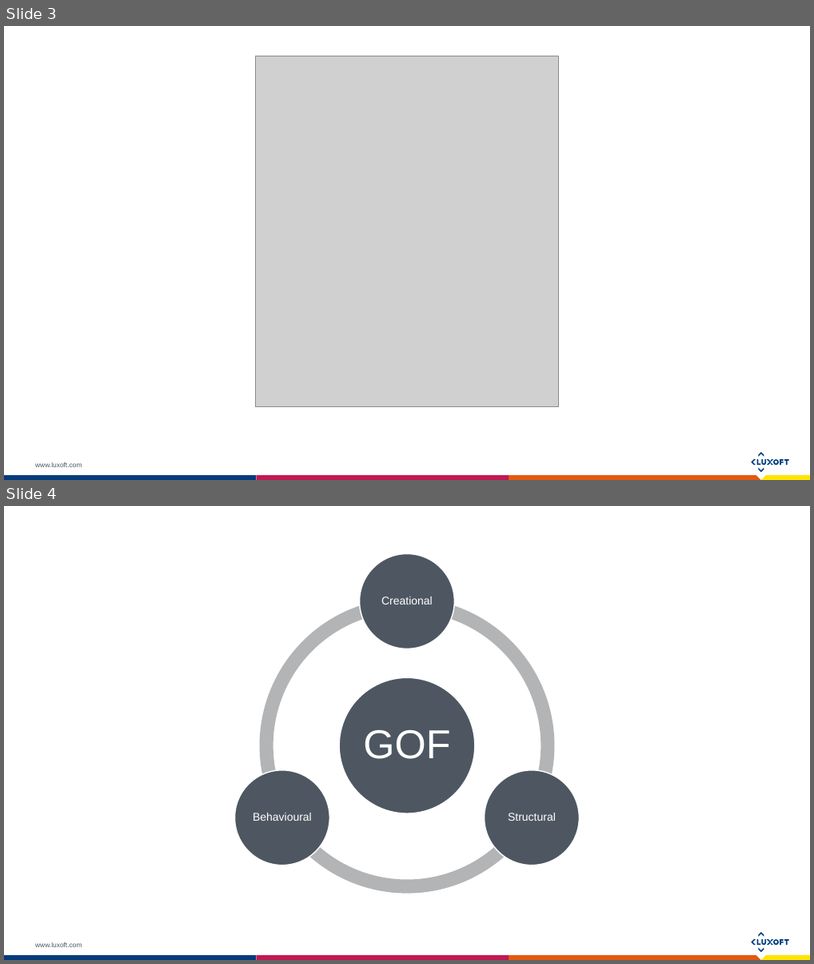
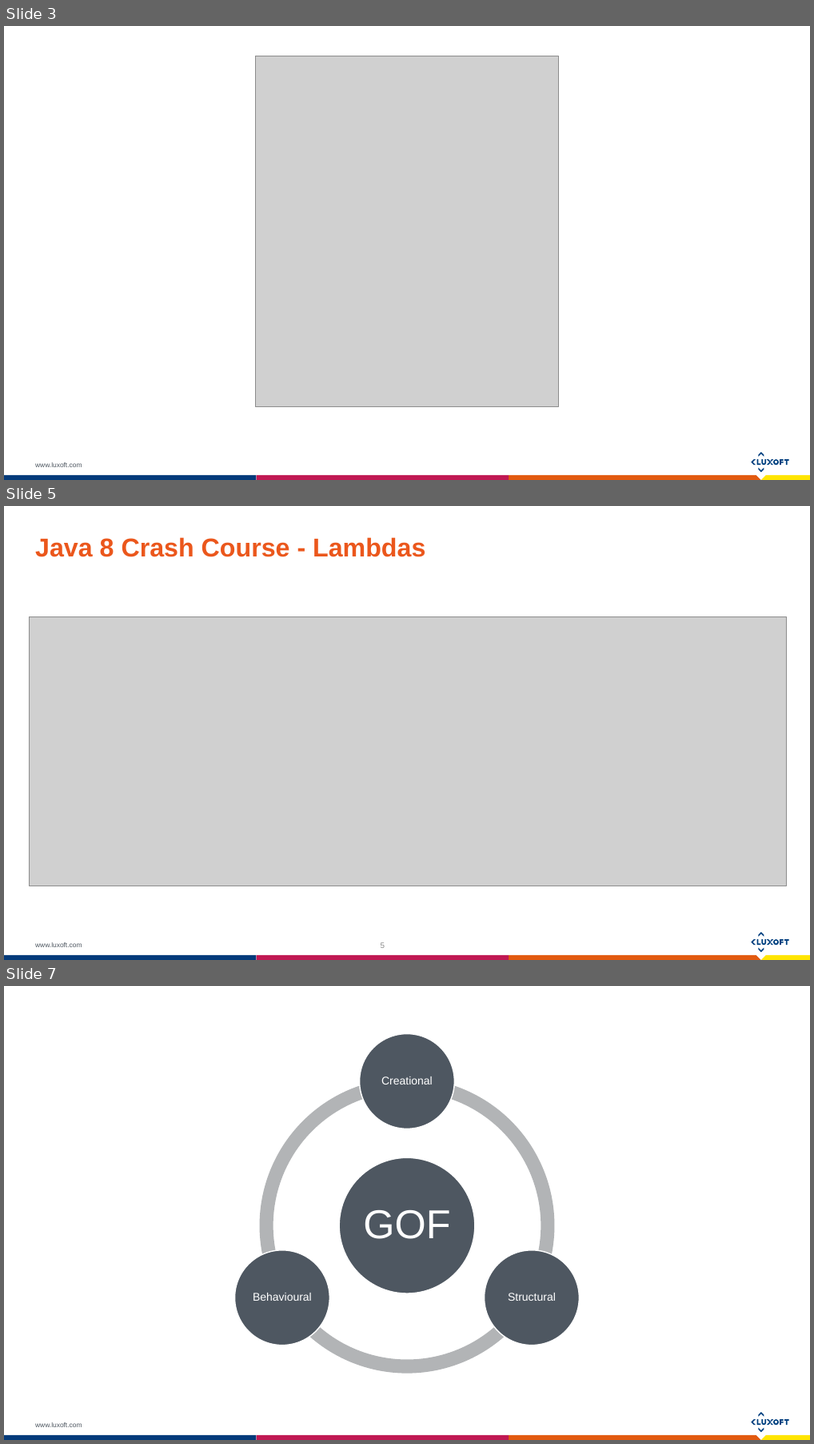
Before and after one commit to bederp/FunctionalPatterns, a slide deck: src/main/Design patterns and their functional counterparts - Luxoft Template.pptx. Shown one above the other, each under a label of ours: slides 3 and 4 before the commit, slides 3, 5 and 7 after it; the slides between them are not shown. The pictures are 814x964 and 814x1444 pixels, drawn with LibreOffice and Linux fonts; fonts in the diff are those of the drawing; grey boxes stand for pictures. Boxes give left, top, right and bottom in pixels: in the first picture for what was removed or moved away, otherwise in the second. Text is boxed around its words. In the diff, an @@ line names an element or a change of style, - is before the commit and + after.

Commit message:
Updated presentation with Java 8 crash course.

```diff
--- a/src/main/Design patterns and their functional counterparts - Luxoft Template.pptx
+++ b/src/main/Design patterns and their functional counterparts - Luxoft Template.pptx
@@ slide 5 added at bbox=[4, 506, 810, 960], background #FFFFFF; not listed: 16 template elements that a slide beside it also shows @@
@@ title added at bbox=[35, 537, 426, 557], 23 pt, text #EB571C, bold @@
+Java 8 Crash Course - Lambdas
@@ picture added at bbox=[29, 616, 787, 885] @@
@@ page number added at bbox=[381, 942, 385, 948], 7 pt, text #8C8C8C @@
+5
@@ what was slide 4 is now slide 7 @@
```
Also in this commit, not shown: 2 other slides added, 1 slide removed.
